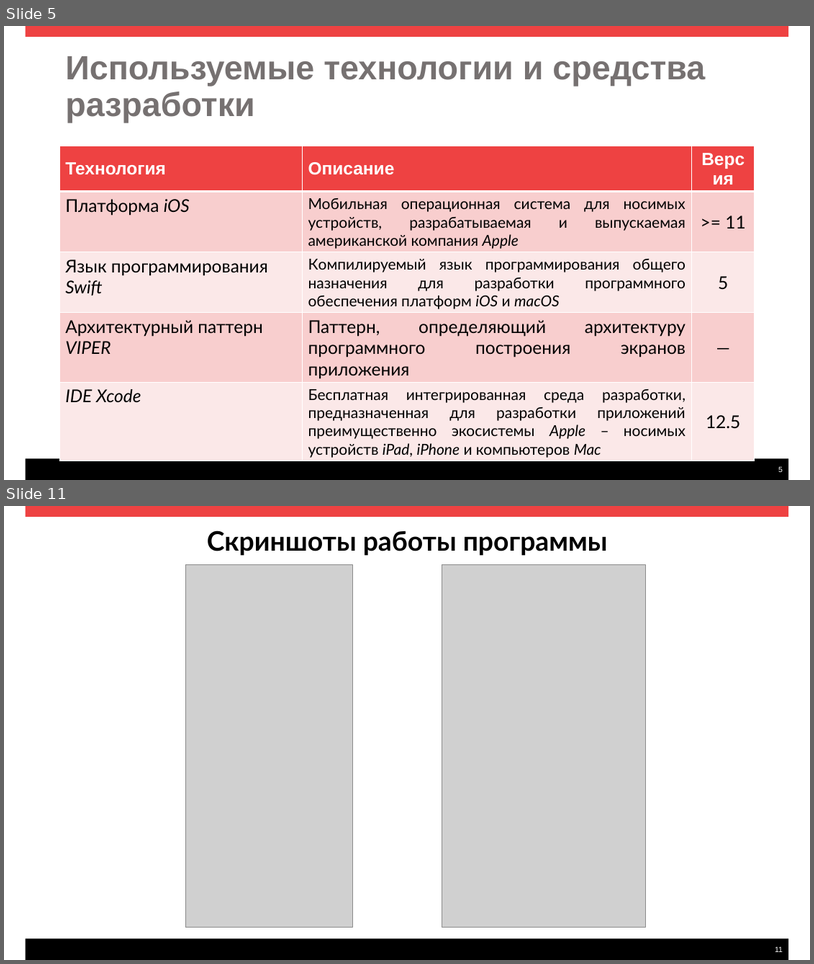
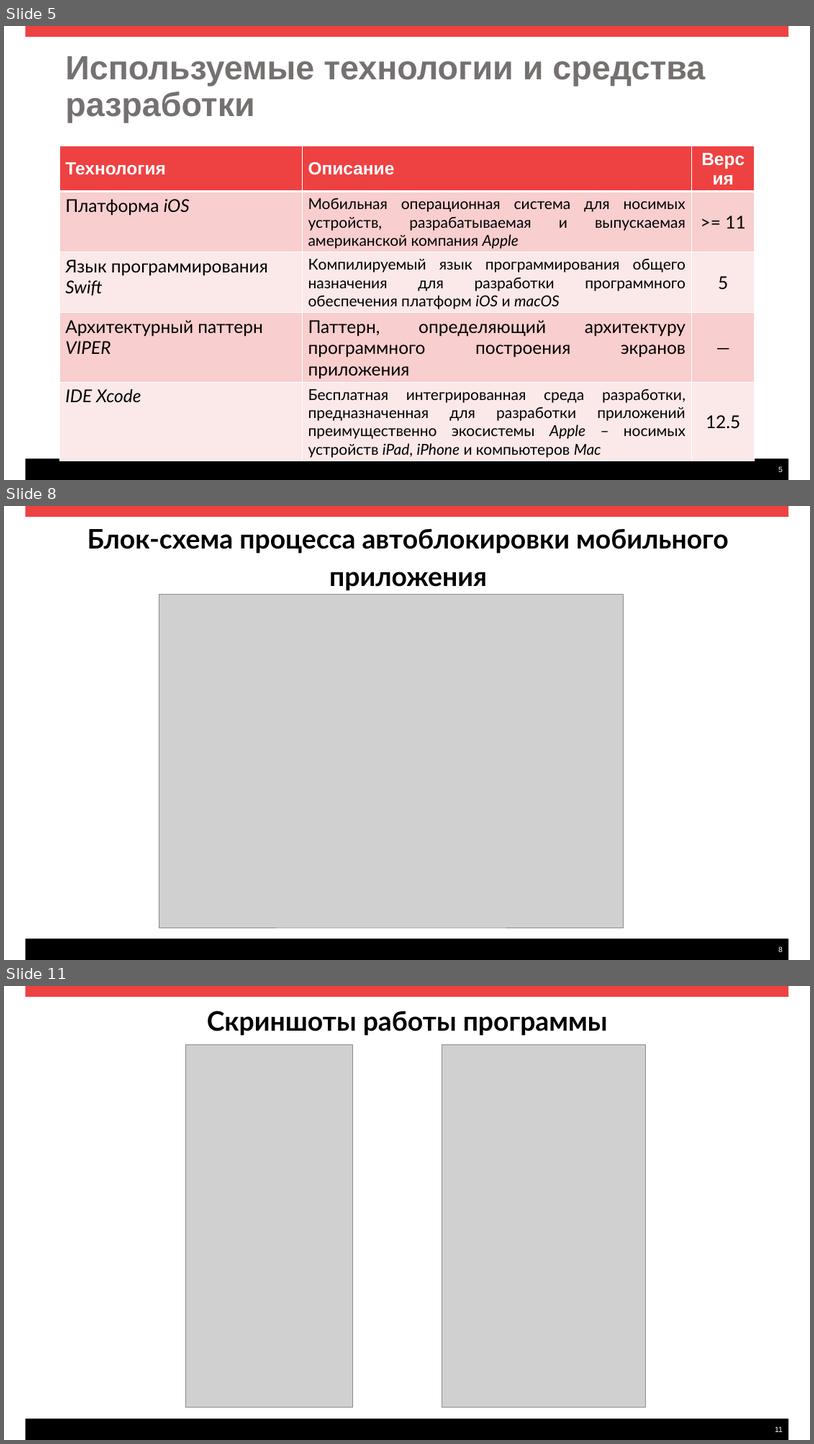
Before and after one commit to T1DEe/MAGWalletDP, a slide deck: Диплом. Документация/Презентация.pptx. Shown one above the other, each under a label of ours: slides 5 and 11 before the commit, slides 5, 8 and 11 after it; the slides between them are not shown. The pictures are 814x964 and 814x1444 pixels, drawn with LibreOffice and Linux fonts; fonts in the diff are those of the drawing; grey boxes stand for pictures. Boxes give left, top, right and bottom in pixels: in the first picture for what was removed or moved away, otherwise in the second. Text is boxed around its words. In the diff, an @@ line names an element or a change of style, - is before the commit and + after.

```diff
--- a/Диплом. Документация/Презентация.pptx
+++ b/Диплом. Документация/Презентация.pptx
@@ slide 8 added at [4, 506, 810, 960], background #FFFFFF; not listed: 3 template elements that a slide beside it also shows @@
@@ text added at [88, 528, 729, 591], 32 pt, text #000000, bold @@
+Блок-схема процесса автоблокировки мобильного приложения
@@ picture added at [160, 594, 624, 926] @@
@@ rectangle added at [28, 942, 755, 956], fill #000000, outline #000000 1 pt @@
```
Also in this commit, not shown: 4 slides changed, 1 slide removed, 12 other files.
